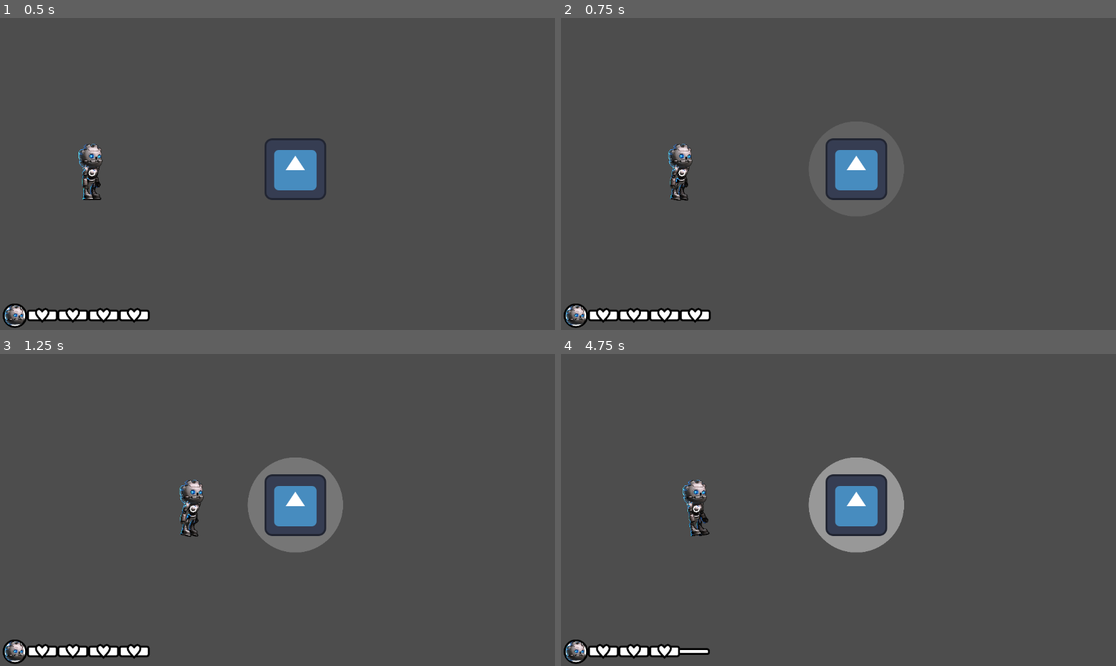
Above: before the commit, frames 1-4 (two rows, left to right).
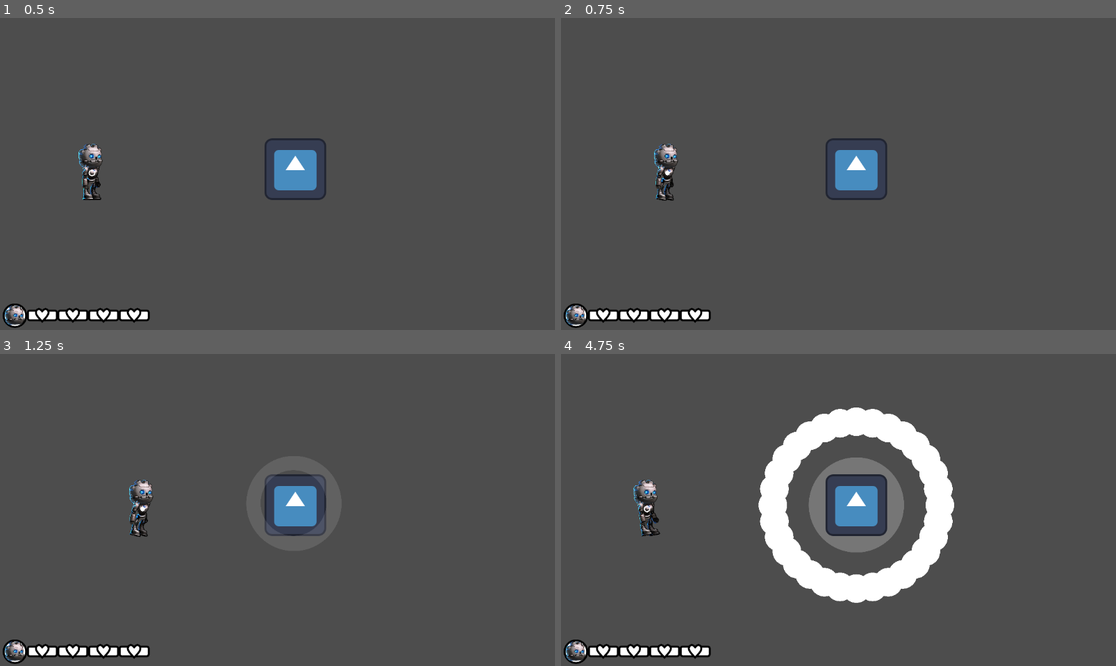
Above: after the commit, the same moments.

Repository: Ralarssenth/BulletHell
Game: Godot game, scene res://scenes/boss_room.tscn
The game is run twice, just before and just after one commit, with the same random seed, the same clock (stepped at 60 frames per second) and the same inputs. The engine's default icon, where the game draws it, is replaced by a stand-in: a white triangle on a blue panel in a dark square.
Inputs:
- Up to frame 1 (0.5 s): no input
- Up to frame 2 (0.75 s): tap Enter at 0.5 s; hold Right (ui_right) from 0.53 s (still down); hold Shift (shift, bound only after the commit) from 0.53 s (still down)
- Up to frame 3 (1.25 s): keep holding Right (ui_right); keep holding Shift (shift, bound only after the commit)
- Up to frame 4 (4.75 s): release Right (ui_right) at 1.28 s; release Shift (shift, bound only after the commit) at 1.28 s; hold Down (ui_down) 1.28-2.03 s; tap Shift (shift, bound only after the commit) at 1.35, 2.85, 4.35 s; hold Right (ui_right) 2.03-2.78 s; hold Shift (shift, bound only after the commit) 2.03-2.78 s; hold Up (ui_up) 2.78-3.53 s; hold Shift (shift, bound only after the commit) 3.53-4.28 s; hold Left (ui_left) from 3.53 s (still down)

Frame 1 is identical in both runs. In frame 2, 0.8% of the frame differs, in the area x 16-24%, y 40-59%; in frame 3, 1.3%; in frame 4, 11%, in the area x 13-71%, y 17-98%.

Commit message:
controller support and donuts
-changed input to use custom inputs instead of ui defaults, including controller inputs
-added tight movement to the player character
-added a donut attack and implemented a basic looping timeline to the boss

Diff:
--- a/project.godot
+++ b/project.godot
@@ -19,6 +19,39 @@
 
 Globals="*res://scripts/globals.gd"
 
+[input]
+
+shift={
+"deadzone": 0.5,
+"events": [Object(InputEventKey,"resource_local_to_scene":false,"resource_name":"","device":-1,"window_id":0,"alt_pressed":false,"shift_pressed":false,"ctrl_pressed":false,"meta_pressed":false,"pressed":false,"keycode":0,"physical_keycode":4194325,"key_label":0,"unicode":0,"echo":false,"script":null)
+, Object(InputEventJoypadButton,"resource_local_to_scene":false,"resource_name":"","device":-1,"button_index":9,"pressure":0.0,"pressed":true,"script":null)
+]
+}
+left={
+"deadzone": 0.5,
+"events": [Object(InputEventKey,"resource_local_to_scene":false,"resource_name":"","device":-1,"window_id":0,"alt_pressed":false,"shift_pressed":false,"ctrl_pressed":false,"meta_pressed":false,"pressed":false,"keycode":0,"physical_keycode":4194319,"key_label":0,"unicode":0,"echo":false,"script":null)
+, Object(InputEventJoypadMotion,"resource_local_to_scene":false,"resource_name":"","device":-1,"axis":0,"axis_value":-1.0,"script":null)
+]
+}
+right={
+"deadzone": 0.5,
+"events": [Object(InputEventKey,"resource_local_to_scene":false,"resource_name":"","device":-1,"window_id":0,"alt_pressed":false,"shift_pressed":false,"ctrl_pressed":false,"meta_pressed":false,"pressed":false,"keycode":0,"physical_keycode":4194321,"key_label":0,"unicode":0,"echo":false,"script":null)
+, Object(InputEventJoypadMotion,"resource_local_to_scene":false,"resource_name":"","device":-1,"axis":0,"axis_value":1.0,"script":null)
+]
+}
+up={
+"deadzone": 0.5,
+"events": [Object(InputEventKey,"resource_local_to_scene":false,"resource_name":"","device":-1,"window_id":0,"alt_pressed":false,"shift_pressed":false,"ctrl_pressed":false,"meta_pressed":false,"pressed":false,"keycode":0,"physical_keycode":4194320,"key_label":0,"unicode":0,"echo":false,"script":null)
+, Object(InputEventJoypadMotion,"resource_local_to_scene":false,"resource_name":"","device":-1,"axis":1,"axis_value":-1.0,"script":null)
+]
+}
+down={
+"deadzone": 0.5,
+"events": [Object(InputEventKey,"resource_local_to_scene":false,"resource_name":"","device":-1,"window_id":0,"alt_pressed":false,"shift_pressed":false,"ctrl_pressed":false,"meta_pressed":false,"pressed":false,"keycode":0,"physical_keycode":4194322,"key_label":0,"unicode":0,"echo":false,"script":null)
+, Object(InputEventJoypadMotion,"resource_local_to_scene":false,"resource_name":"","device":-1,"axis":1,"axis_value":1.0,"script":null)
+]
+}
+
 [rendering]
 
 renderer/rendering_method="mobile"
--- a/scenes/boss.tscn
+++ b/scenes/boss.tscn
@@ -1,16 +1,18 @@
-[gd_scene load_steps=5 format=3 uid="uid://bahxyclakwvh0"]
+[gd_scene load_steps=6 format=3 uid="uid://bahxyclakwvh0"]
 
 [ext_resource type="Script" path="res://scripts/Boss.gd" id="1_xkkq8"]
 [ext_resource type="Texture2D" uid="uid://bf4n407w1eenh" path="res://assets/icon.svg" id="2_6h68a"]
 [ext_resource type="PackedScene" uid="uid://hqh15ic51d4t" path="res://scenes/bullet.tscn" id="2_umsnh"]
 [ext_resource type="PackedScene" uid="uid://1yxoi5kmq2xq" path="res://scenes/point_blank.tscn" id="3_ce7rw"]
+[ext_resource type="PackedScene" uid="uid://d6v3jyvlpbc5" path="res://scenes/donut.tscn" id="5_u6ebe"]
 
 [node name="Boss" type="Sprite2D"]
 texture = ExtResource("2_6h68a")
 script = ExtResource("1_xkkq8")
-alpha = 3.361
+alpha = 0.643
 bullet_node = ExtResource("2_umsnh")
 pointBlank_node = ExtResource("3_ce7rw")
+donut_node = ExtResource("5_u6ebe")
 
 [node name="BulletShootSpeed" type="Timer" parent="."]
 wait_time = 0.1
@@ -18,7 +20,11 @@
 [node name="PointBlank" type="Timer" parent="."]
 wait_time = 0.5
 one_shot = true
+
+[node name="DonutTimer" type="Timer" parent="."]
+one_shot = true
 autostart = true
 
 [connection signal="timeout" from="BulletShootSpeed" to="." method="_on_speed_timeout"]
 [connection signal="timeout" from="PointBlank" to="." method="_on_point_blank_timeout"]
+[connection signal="timeout" from="DonutTimer" to="." method="_on_donut_timer_timeout"]
--- /dev/null
+++ b/scenes/donut.tscn
@@ -0,0 +1,19 @@
+[gd_scene load_steps=4 format=3 uid="uid://d6v3jyvlpbc5"]
+
+[ext_resource type="Script" path="res://scripts/Donut.gd" id="1_ruxsp"]
+[ext_resource type="PackedScene" uid="uid://hqh15ic51d4t" path="res://scenes/bullet.tscn" id="2_xt8ks"]
+[ext_resource type="Texture2D" uid="uid://bpdmease50tqw" path="res://assets/donut.png" id="3_3rhbn"]
+
+[node name="Donut" type="Node2D"]
+script = ExtResource("1_ruxsp")
+bullet_node = ExtResource("2_xt8ks")
+
+[node name="Sprite2D" type="Sprite2D" parent="."]
+modulate = Color(1, 1, 1, 0.0980392)
+position = Vector2(-3, -3)
+texture = ExtResource("3_3rhbn")
+
+[node name="DelayTimer" type="Timer" parent="."]
+one_shot = true
+
+[connection signal="timeout" from="DelayTimer" to="." method="_on_delay_timer_timeout"]
--- a/scenes/player.tscn
+++ b/scenes/player.tscn
@@ -8,6 +8,7 @@
 [ext_resource type="Texture2D" uid="uid://dn3vltlxxv0k2" path="res://assets/player/legFront.png" id="5_h6d54"]
 [ext_resource type="Texture2D" uid="uid://bt64yvgv4a1ke" path="res://assets/player/armFront.png" id="6_rqt5e"]
 [ext_resource type="Texture2D" uid="uid://bpdmease50tqw" path="res://assets/donut.png" id="8_bkerv"]
+[ext_resource type="Texture2D" uid="uid://dbowgo75yo6s1" path="res://assets/pointBlank.png" id="9_3f4ef"]
 
 [sub_resource type="Animation" id="Animation_maaag"]
 length = 0.001
@@ -225,7 +226,7 @@
 }
 
 [sub_resource type="CircleShape2D" id="CircleShape2D_vsph0"]
-radius = 44.0
+radius = 31.0
 
 [node name="Player" type="Area2D"]
 script = ExtResource("1_48mg1")
@@ -274,8 +275,14 @@
 [node name="CollisionShape2D" type="CollisionShape2D" parent="."]
 shape = SubResource("CircleShape2D_vsph0")
 
-[node name="Sprite2D" type="Sprite2D" parent="CollisionShape2D"]
+[node name="Normal" type="Sprite2D" parent="CollisionShape2D"]
 scale = Vector2(0.15, 0.15)
 texture = ExtResource("8_bkerv")
 
+[node name="Tight" type="Sprite2D" parent="CollisionShape2D"]
+visible = false
+position = Vector2(-0.499998, -0.5)
+scale = Vector2(0.105, 0.105)
+texture = ExtResource("9_3f4ef")
+
 [connection signal="area_entered" from="." to="." method="_on_area_entered"]
--- a/scripts/Boss.gd
+++ b/scripts/Boss.gd
@@ -5,6 +5,8 @@
 
 @export var bullet_node: PackedScene
 @export var pointBlank_node: PackedScene
+@export var donut_node: PackedScene
+
 
 func get_vector(angle):
 	theta = angle + alpha
@@ -18,13 +20,21 @@
 
 	get_tree().current_scene.call_deferred("add_child", bullet)
 
-func spawnPointBlank(_size:float, _timer:float):
+func spawnPointBlank(_size:float, _timer:float, _linger:float):
 	var pointBlank = pointBlank_node.instantiate()
 
-	pointBlank.init(position, _size, _timer)
+	pointBlank.init(position, _size, _timer, _linger)
 
 	get_tree().current_scene.call_deferred("add_child", pointBlank)
-	print("pointBlank added to scene with params size: " + str(_size) + " and timer: " + str(_timer))
+	#print("pointBlank added to scene with params size: " + str(_size) + " and timer: " + str(_timer))
+
+func spawnDonut(_size:float, _density:int, _timer:float):
+	var donut = donut_node.instantiate()
+
+	donut.init(position, _size, _density, _timer)
+
+	get_tree().current_scene.call_deferred("add_child", donut)
+
 
 func _on_speed_timeout():
 	shoot(theta)
@@ -32,6 +42,13 @@
 
 func _on_point_blank_timeout():
 	var recast_timer = 3.0
-	spawnPointBlank(100.0, recast_timer)
+	spawnPointBlank(100.0, recast_timer, 0.5)
+	$DonutTimer.set_wait_time(recast_timer)
+	$DonutTimer.start()
+
+
+func _on_donut_timer_timeout():
+	var recast_timer = 3.0
+	spawnDonut(100.0, 32, recast_timer)
 	$PointBlank.set_wait_time(recast_timer)
 	$PointBlank.start()
--- /dev/null
+++ b/scripts/Donut.gd
@@ -0,0 +1,60 @@
+extends Node2D
+
+@export var bullet_node: PackedScene
+
+var bullet_density:int = 32
+var timer:float = 3.0
+var radius = 100
+
+var theta:float = 0.0
+var delta:float
+
+
+# Called when the node enters the scene tree for the first time.
+func _ready():
+	delta = (2.0 * PI) / bullet_density
+	$DelayTimer.set_wait_time(timer)
+	$DelayTimer.start()
+	var tween = create_tween()
+	tween.tween_property($Sprite2D,"modulate:a", 1, timer).set_trans(Tween.TRANS_SINE)
+
+
+func init(_position=position, _size=radius, _density=bullet_density, _timer=timer):
+	position = _position
+	bullet_density = _density
+	timer = _timer
+	radius = _size
+
+	# Scales the sprite based on img_size and radius
+	var img_size = $Sprite2D.texture.get_size().x / 2 # Set from the size of the texture / 2
+	$Sprite2D.scale = Vector2(1, 1) * radius / img_size
+
+
+# Called every frame. 'delta' is the elapsed time since the previous frame.
+func _process(delta):
+	pass
+
+
+func burst():
+	for i in range(0, bullet_density):
+		shoot(theta)
+	queue_free()
+
+
+func get_vector(angle):
+	theta = angle + delta
+	return Vector2(cos(theta), sin(theta))
+
+
+func shoot(angle):
+	var bullet = bullet_node.instantiate()
+
+	bullet.position = global_position + get_vector(angle) * radius
+	bullet.direction = get_vector(angle)
+
+	get_tree().root.call_deferred("add_child", bullet)
+
+
+
+func _on_delay_timer_timeout():
+	burst()
--- a/scripts/player.gd
+++ b/scripts/player.gd
@@ -1,5 +1,5 @@
 extends Area2D
-
+const BASE_SPEED = 300.0
 var speed = 300.0
 var velocity = Vector2.ZERO
 
@@ -14,10 +14,20 @@
 
 # Called every frame. 'delta' is the elapsed time since the previous frame.
 func _process(delta):
-	# Get the input direction and handle the movement/deceleration.
-	# As good practice, you should replace UI actions with custom gameplay actions.
-	velocity.x = Input.get_axis("ui_left", "ui_right")
-	velocity.y = Input.get_axis("ui_up", "ui_down")
+	move_and_animate(delta)
+
+
+func _input(event):
+	if event.is_action_pressed("shift"):
+		toggle_tight(true)
+	if event.is_action_released("shift"):
+		toggle_tight(false)
+
+
+# Get the input direction and handle the movement/deceleration.
+func move_and_animate(delta):
+	velocity.x = Input.get_axis("left", "right")
+	velocity.y = Input.get_axis("up", "down")
 	if velocity.x == 0:
 		set_move_state(MOVE_STATE.IDLE)
 	elif velocity.x > 0:
@@ -29,6 +39,7 @@
 		velocity = velocity.normalized() * speed
 
 	position += velocity * delta
+
 
 # Checks the current animation and plays a new one if it has changed
 func set_move_state(state):
@@ -43,6 +54,16 @@
 				$AnimationPlayer.play("move_backward")
 			_:
 				print("set_move_state defaulted")
+
+
+func toggle_tight(on):
+		$CollisionShape2D/Normal.set_visible(not on)
+		$CollisionShape2D/Tight.set_visible(on)
+		if on:
+			speed = BASE_SPEED / 2
+		else:
+			speed = BASE_SPEED
+
 
 
 func _on_area_entered(area):
@@ -60,6 +81,5 @@
 	$CollisionShape2D.set_deferred("disabled", false)
 
 
-
 func _on_player_died():
 	queue_free()
Not shown: 1 places in scenes/player.tscn that only renumber resources
